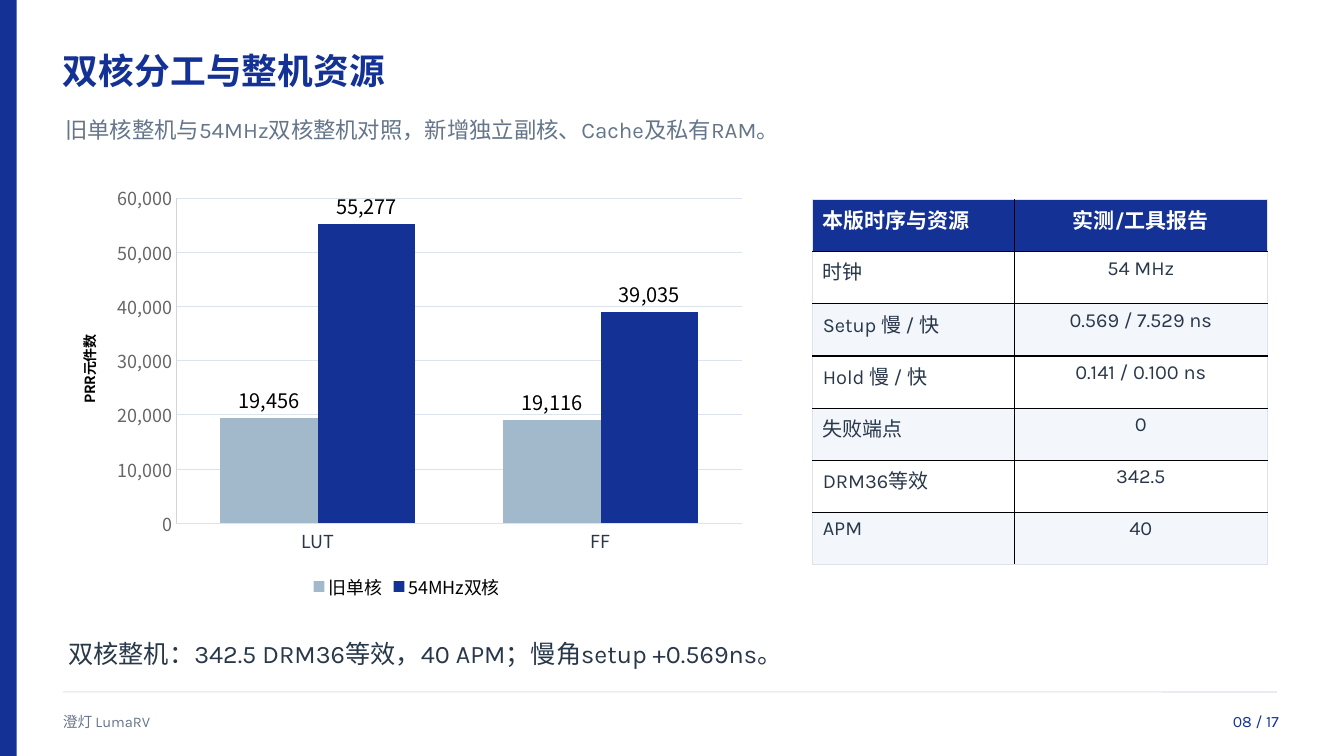
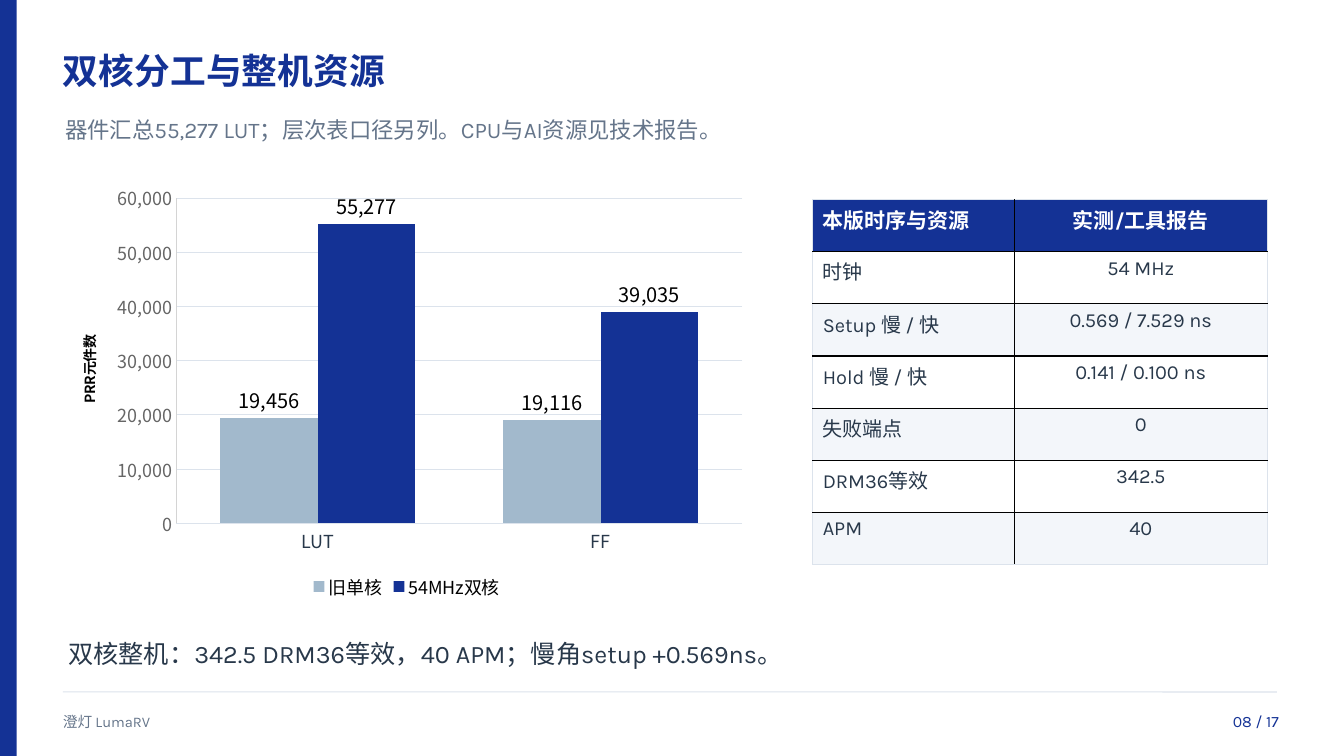
Before and after one commit to luffy1688/FPGA-RISC-CPU, a slide deck: slide 8 of docs/LumaRV_答辩演示.pptx. Drawn at 1344x756 pixels with LibreOffice and Linux fonts; fonts in the diff are those of the drawing. Boxes give left, top, right and bottom in pixels: in the first picture for what was removed or moved away, otherwise in the second. Text is boxed around its words. In the diff, an @@ line names an element or a change of style, - is before the commit and + after.

```diff
--- a/docs/LumaRV_答辩演示.pptx
+++ b/docs/LumaRV_答辩演示.pptx
@@ text at box(65, 119, 722, 141): text changed @@
-旧单核整机与54MHz双核整机对照，新增独立副核、Cache及私有RAM。
+器件汇总55,277 LUT；层次表口径另列。CPU与AI资源见技术报告。
```
Also in this commit, not shown: 9 other slides changed, 24 other files.
